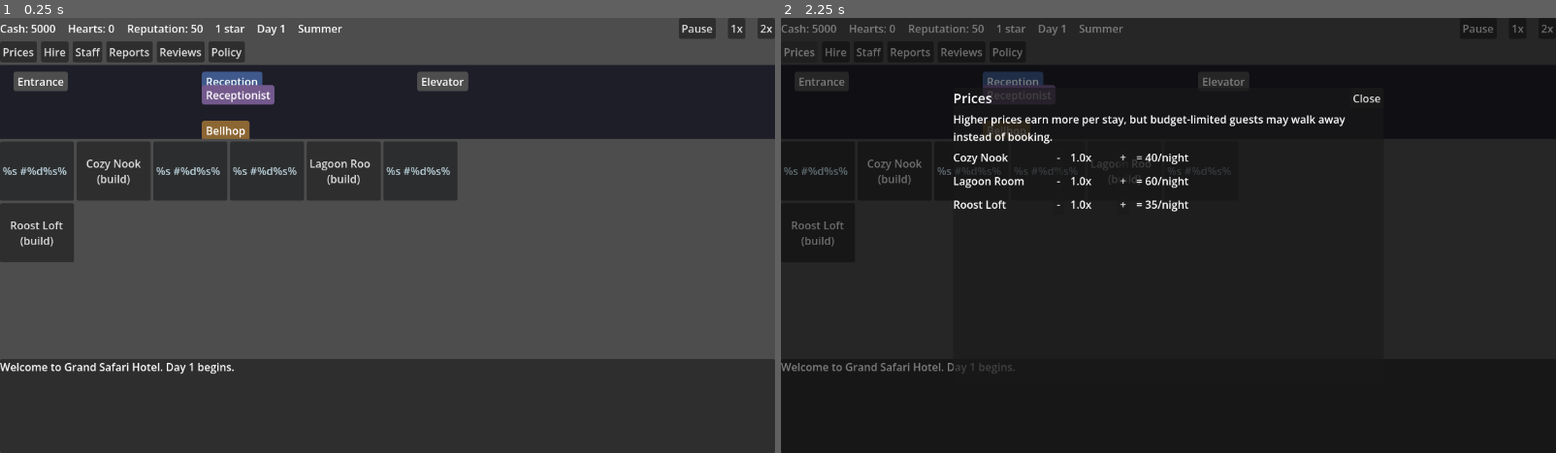
Above: before the commit, frames 1-2 (left to right).
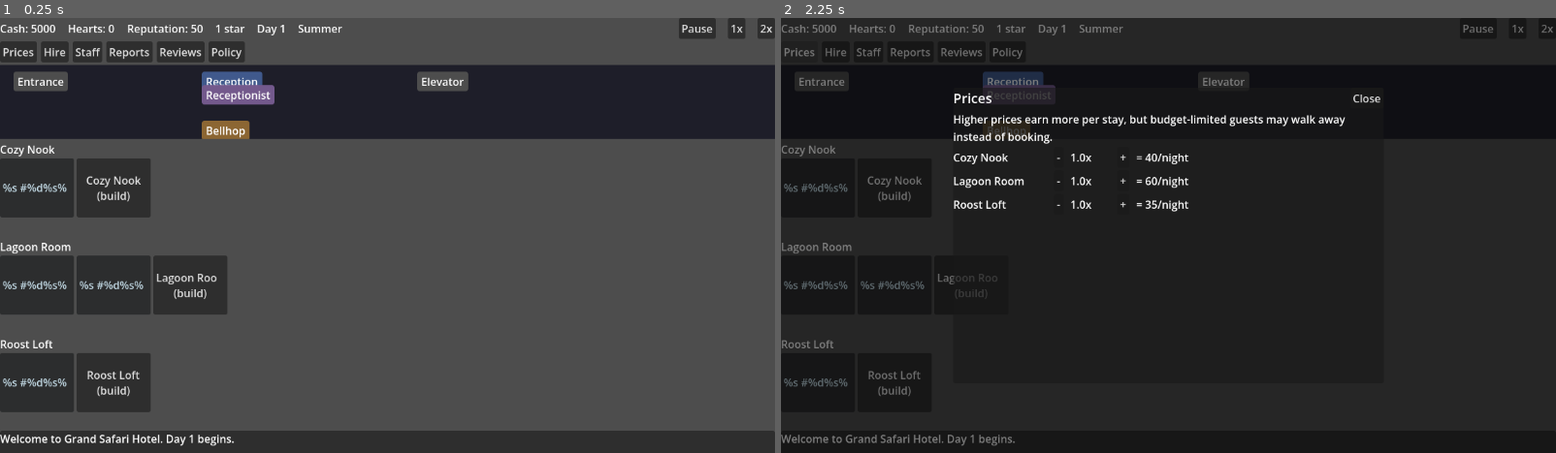
Above: after the commit, the same moments.

Repository: rdefm/habitat_hotel
Game: Godot game, scene res://main.tscn
Two runs of this game, one before a commit and one after it. Both use one fixed random seed, a clock stepped at 60 frames per second and the inputs below.
Inputs:
- Up to frame 1 (0.25 s): no input
- Up to frame 2 (2.25 s): click "1x" at 0.5 s; click "2x" at 1.25 s; click "Prices" at 2 s

The runs differ from the first frame. In frame 1, 26% of the frame differs, in the area x 0-100%, y 28-99%; in frame 2, 1.5%.

Commit message:
Render the hotel view as per-Floor rows instead of a flat grid
Ticket 03: HotelPanel now emits one row per unlocked Room type (each
a scrollable list of built instances plus a trailing Build Slot while
under cap), replacing the flat GridContainer that treated every built
room as an interchangeable grid cell. Locked Room types still render
no row. The slot_selected(room_type_id, instance_id) contract is
unchanged, so main_screen.gd's Build/Upgrade dispatch needed no edits.

Co-Authored-By: Claude Sonnet 5 <noreply@anthropic.com>

Diff:
--- a/ui/hotel_panel.gd
+++ b/ui/hotel_panel.gd
@@ -1,32 +1,30 @@
 class_name HotelPanel
-extends GridContainer
+extends VBoxContainer
 
-## Visual grid over the hotel's built room instances, addressed by
-## room_type_id + per-type instance_id (ADR-0004) instead of a flat slot
-## index. A not-yet-unlocked Room type shows no cells at all; an unlocked
-## one shows one cell per built instance plus a Build Slot cell (instance_id
-## -1) while it's still under its instance cap. Clicking an empty/unlocked
-## cell opens Build (scoped to that Floor's Room type) and clicking a built
-## room opens Upgrade -- purely a view over GameState, never mutates it
-## directly; slot_selected lets the caller decide what to do.
+## Visual elevation of the hotel's built room instances, addressed by
+## room_type_id + per-type instance_id (ADR-0004). One row (Floor) per
+## unlocked Room type; a not-yet-unlocked Room type contributes no row at
+## all. A Floor's row holds one cell per built instance plus a trailing
+## Build Slot cell (instance_id -1) while it's still under its instance cap.
+## Clicking an empty/unlocked cell opens Build (scoped to that Floor's Room
+## type) and clicking a built room opens Upgrade -- purely a view over
+## GameState, never mutates it directly; slot_selected lets the caller
+## decide what to do.
 ##
-## Cells are fully rebuilt on every refresh() rather than updated in place,
-## since (unlike the old fixed 18-slot grid) the number of cells now grows
-## as Floors are unlocked and built out. A proper per-Floor row layout is
-## ticket 03's job -- this is still a flat grid, just addressed differently.
+## Rows and cells are fully rebuilt on every refresh() rather than updated
+## in place, since the set of visible Floors and built instances changes as
+## the game progresses.
 
 signal slot_selected(room_type_id: String, instance_id: int)
 
-const COLUMNS := 6
 const CELL_MIN_SIZE := Vector2(110, 88)
+const ROW_MIN_HEIGHT := 112
 
 @export var interactive: bool = false
 
 
 func _ready() -> void:
-	columns = COLUMNS
-	add_theme_constant_override("h_separation", 4)
-	add_theme_constant_override("v_separation", 4)
+	add_theme_constant_override("separation", 8)
 	refresh()
 	EventBus.day_summary.connect(func(_s): refresh())
 	EventBus.room_marked_dirty.connect(func(_t, _i): refresh())
@@ -42,21 +40,45 @@
 	for room_type_id in room_type_ids:
 		if not GameState.can_build_room_type(room_type_id):
 			continue
-		var count := GameState.floor_instance_count(room_type_id)
-		for instance_id in range(count):
-			add_child(_make_cell(room_type_id, instance_id, GameState.room_instance(room_type_id, instance_id)))
-		if GameState.can_build_more(room_type_id):
-			add_child(_make_cell(room_type_id, -1, {}))
+		add_child(_make_floor_row(room_type_id))
 
 
-func _make_cell(room_type_id: String, instance_id: int, room: Dictionary) -> Button:
+func _make_floor_row(room_type_id: String) -> Control:
+	var room_type: Dictionary = GameState.rooms[room_type_id]
+
+	var floor_box := VBoxContainer.new()
+	floor_box.add_theme_constant_override("separation", 2)
+
+	var label := Label.new()
+	label.text = room_type["name"]
+	label.add_theme_font_size_override("font_size", 16)
+	floor_box.add_child(label)
+
+	var scroll := ScrollContainer.new()
+	scroll.custom_minimum_size = Vector2(0, ROW_MIN_HEIGHT)
+	scroll.horizontal_scroll_mode = ScrollContainer.SCROLL_MODE_AUTO
+	scroll.vertical_scroll_mode = ScrollContainer.SCROLL_MODE_DISABLED
+	floor_box.add_child(scroll)
+
+	var row := HBoxContainer.new()
+	row.add_theme_constant_override("separation", 4)
+	scroll.add_child(row)
+
+	var count := GameState.floor_instance_count(room_type_id)
+	for instance_id in range(count):
+		row.add_child(_make_cell(room_type_id, room_type, instance_id, GameState.room_instance(room_type_id, instance_id)))
+	if GameState.can_build_more(room_type_id):
+		row.add_child(_make_cell(room_type_id, room_type, -1, {}))
+
+	return floor_box
+
+
+func _make_cell(room_type_id: String, room_type: Dictionary, instance_id: int, room: Dictionary) -> Button:
 	var btn := Button.new()
 	btn.custom_minimum_size = CELL_MIN_SIZE
 	btn.toggle_mode = false
 	btn.clip_text = true
 	btn.pressed.connect(_on_cell_pressed.bind(room_type_id, instance_id))
-
-	var room_type: Dictionary = GameState.rooms[room_type_id]
 
 	if room.is_empty():
 		btn.text = "%s\n(build)" % room_type["name"]
